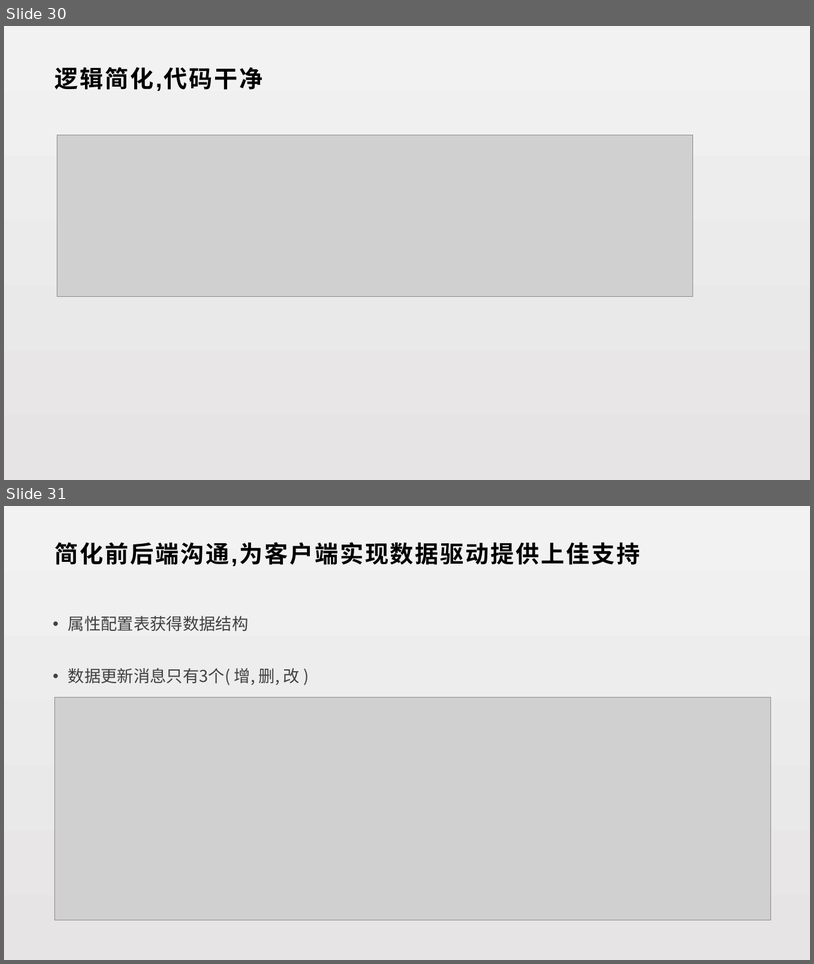
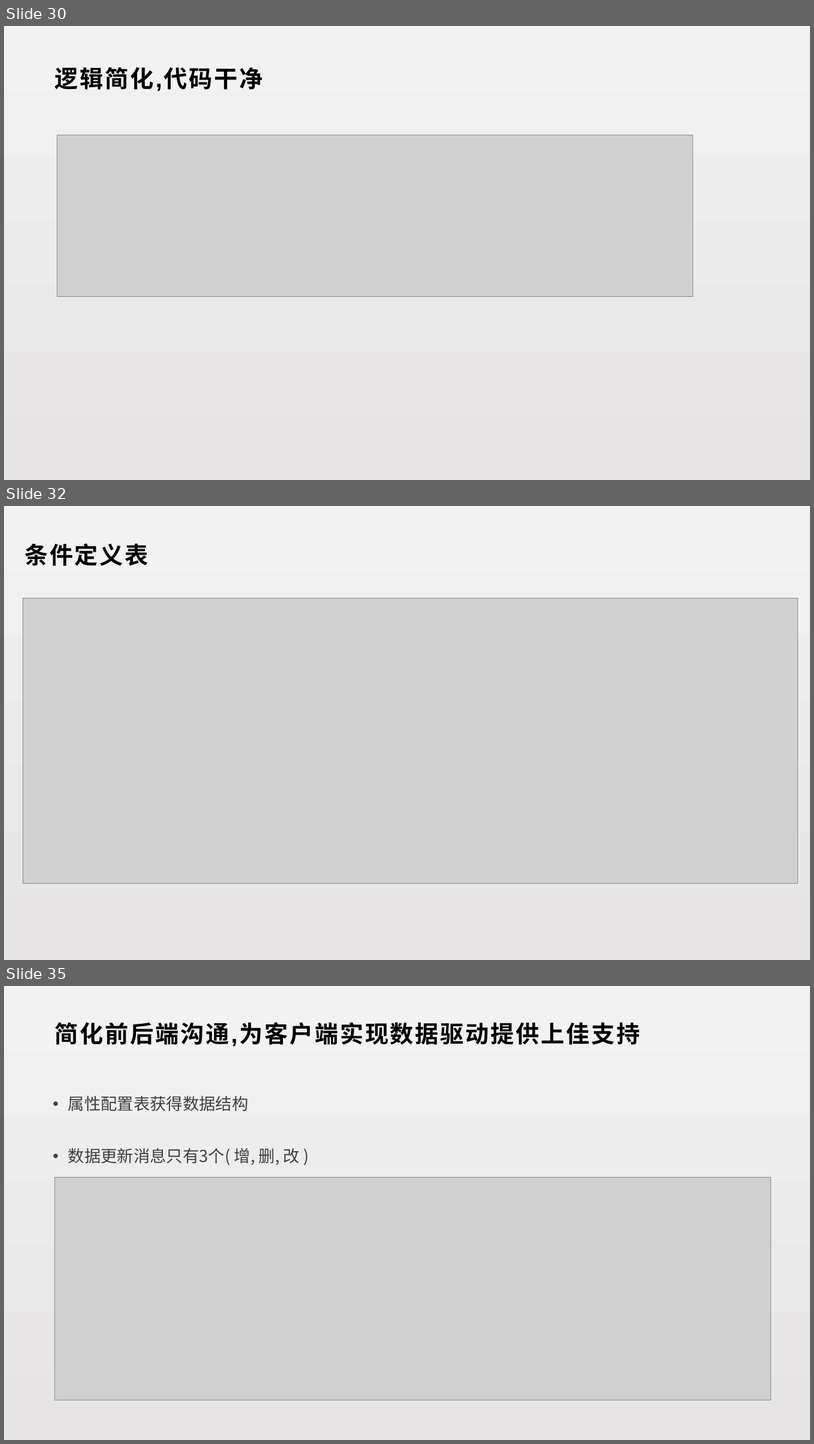
Before and after one commit to lori227/KFrame, a slide deck: _doc/KFrame.pptx. Shown one above the other, each under a label of ours: slides 30 and 31 before the commit, slides 30, 32 and 35 after it; the slides between them are not shown. The pictures are 814x964 and 814x1444 pixels, drawn with LibreOffice and Linux fonts; fonts in the diff are those of the drawing; grey boxes stand for pictures. Boxes give left, top, right and bottom in pixels: in the first picture for what was removed or moved away, otherwise in the second. Text is boxed around its words. In the diff, an @@ line names an element or a change of style, - is before the commit and + after.

```diff
--- a/_doc/KFrame.pptx
+++ b/_doc/KFrame.pptx
@@ slide 32 added at [4, 506, 810, 960], background gradient #F2F2F2 to #E6E4E4 @@
@@ text added at [24, 543, 149, 566], 28 pt, text #000000, bold @@
+条件定义表
@@ picture added at [23, 598, 798, 883] @@
@@ what was slide 31 is now slide 35 @@
```
Also in this commit, not shown: 8 slides changed, 5 other slides added, 2 slides removed, 1 other file.
